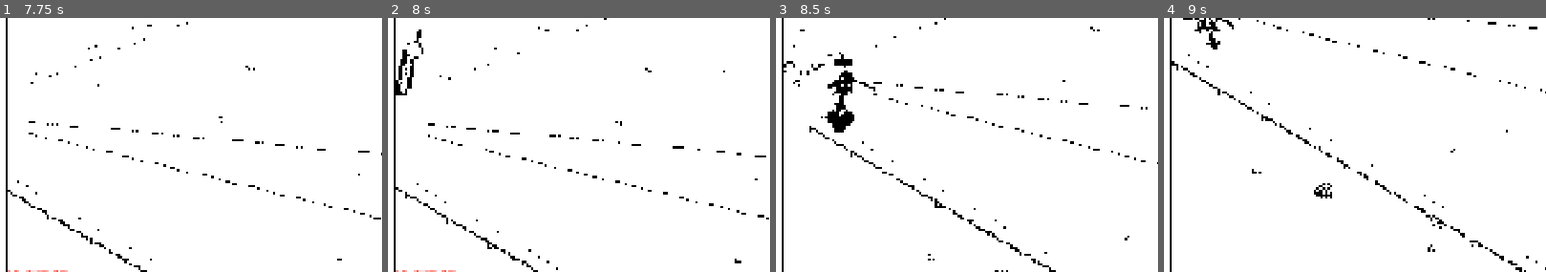
Above: before the commit, frames 1-4 (left to right).
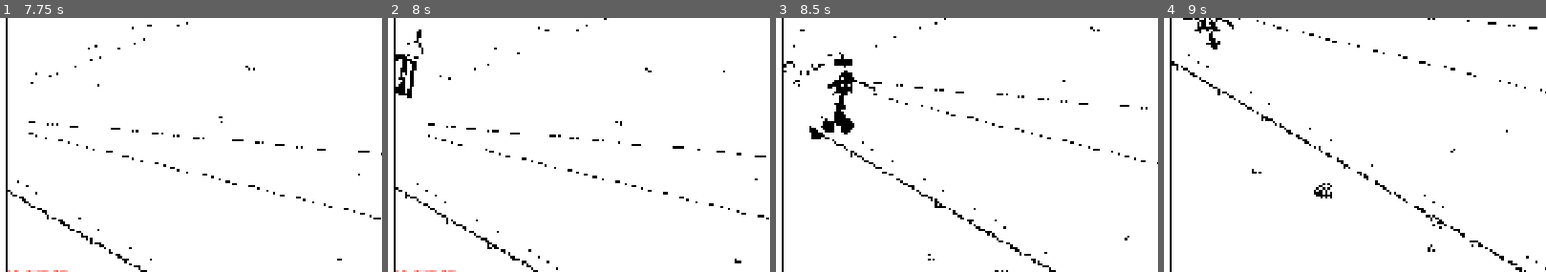
Above: after the commit, the same moments.

Repository: chronicallydev/CAS
Game: Godot game, scene res://features/test_range/test_range.tscn
Same seed, same stepped clock (60 frames per second), same inputs: the game is played once before the commit and once after it.
Inputs (mouse positions are % of the whole screen's width and height, from its top left):
- Up to frame 1 (7.75 s): tap Enter at 0.5 s; move the mouse to (45, 70) at 0.52 s; hold W 0.53-1.25 s; tap F at 0.6 s; click (45, 70) at 0.67 s; tap Space at 0.77, 3.77, 6.77 s; drag from (80, 65) to (45, 70) at 1.27 s; move the mouse to (20, 35) at 2.02 s; hold A 2.03-2.75 s; tap G at 2.1 s; drag from (55, 50) to (20, 35) at 2.77 s; move the mouse to (35, 25) at 3.52 s; hold S 3.53-4.25 s; tap Tab at 3.6 s; drag from (72, 45) to (35, 25) at 4.27 s; move the mouse to (30, 55) at 5.02 s; hold W 5.03-5.75 s; tap Shift at 5.1 s; click (30, 55) at 5.17 s; drag from (60, 28) to (30, 55) at 5.77 s; move the mouse to (45, 70) at 6.52 s; hold D 6.53-7.25 s; tap H at 6.6 s; drag from (80, 65) to (45, 70) at 7.27 s
- Up to frame 2 (8 s): no input
- Up to frame 3 (8.5 s): move the mouse to (20, 35) at 8.02 s; hold S from 8.03 s (still down); tap F at 8.1 s
- Up to frame 4 (9 s): release S at 8.75 s; drag from (55, 50) to (20, 35) at 8.77 s
The pictures show only the part of the screen within x 47-97%, y 40-90%; the shares and areas given below are measured in that part.

Frame 1 is identical in both runs. In frame 2, 0.4% of the frame differs, in the area x 2-8%, y 12-32%; in frame 3, 0.5%, in the area x 9-21%, y 36-48%; in frame 4, nothing differs.

Commit message:
Juice up the minigun and hits on enemy helicopters
Ground rounds sometimes ricochet off as bright streaks with a new ping.
Enemy helicopters get the vehicle damage effects on their fuselage
(sparks, chips, holes, smoke below half health, fire below a quarter),
armour turns rounds aside as ricochets, and every hit jolts the airframe.

Diff:
--- a/features/mission/enemies/enemy_helicopter.gd
+++ b/features/mission/enemies/enemy_helicopter.gd
@@ -74,6 +74,13 @@
 # dashes, if it has a charge, so the player has to find it again.
 @export var jink_damage: float = 5.0
 
+@export_group("Hits")
+# Each hit knocks the airframe this far (metres) away from the shot and
+# twitches its roll; it springs back at hit_recover per second.
+@export var hit_jolt: float = 0.35
+@export var hit_twitch_degrees: float = 5.0
+@export var hit_recover: float = 12.0
+
 @export_group("Crash")
 @export var crash_explosion_scale: float = 2.4
 @export var crash_spin: float = 9.0
@@ -92,6 +99,8 @@
 var judged_threats: Dictionary = {}
 # Recent damage, for jinking under fire (see jink_damage).
 var under_fire: float = 0.0
+# The body's knock-back from hits (see hit_jolt).
+var jolt: Vector3 = Vector3.ZERO
 var crashing: bool = false
 var crash_velocity: Vector3 = Vector3.ZERO
 var smoke: CPUParticles3D
@@ -107,6 +116,14 @@
 	build_model()
 	super()
 	add_to_group("air_enemies")
+	# Sparks, chips and holes for every hit, smoke below half health and
+	# fire below a quarter (see vehicle_damage.gd), placed on the fuselage
+	# only: the model's full box is mostly rotor disc.
+	damage_fx = VehicleDamage.new()
+	add_child(damage_fx)
+	var hull := fuselage * model_scale
+	damage_fx.bounds = AABB(-hull, hull * 2.0)
+	damage_fx.bounds_ready = true
 	position.y = altitude
 	orbit_direction = 1.0 if randf() < 0.5 else -1.0
 	orbit_timer = randf_range(orbit_swap_min, orbit_swap_max)
@@ -212,6 +229,8 @@
 	var follow := 1.0 - exp(-8.0 * delta)
 	body.rotation.x = lerpf(body.rotation.x, local.z * tilt, follow)
 	body.rotation.z = lerpf(body.rotation.z, -local.x * tilt, follow)
+	jolt = jolt.lerp(Vector3.ZERO, 1.0 - exp(-hit_recover * delta))
+	body.position = global_transform.basis.inverse() * jolt
 
 
 # --- Dash ----------------------------------------------------------------------
@@ -342,6 +361,16 @@
 	return killed
 
 
+# Every hit that doesn't kill: the damage effects, plus a knock away from
+# the shot and a twitch of the roll, so rounds visibly land.
+func register_hit(from: Vector3, light_weapon: bool) -> void:
+	super(from, light_weapon)
+	var away := global_position - from
+	away.y = 0.0
+	jolt = (jolt + away.normalized() * hit_jolt).limit_length(hit_jolt * 3.5)
+	body.rotation.z += deg_to_rad(randf_range(-hit_twitch_degrees, hit_twitch_degrees))
+
+
 # Breaks off under fire: circles the other way and, with a charge, dashes
 # across the player's line of fire.
 func jink() -> void:
--- a/features/mission/weapons/gun_controller.gd
+++ b/features/mission/weapons/gun_controller.gd
@@ -54,6 +54,9 @@
 @export_range(0.1, 100.0, 0.1) var minigun_damage: float = 1.0
 @export_range(0.05, 2.0, 0.05) var minigun_explosion_scale: float = 0.35
 @export var minigun_shake_strength: float = 1.5
+# Share of ground rounds that glance off as a ricochet streak. On an enemy
+# helicopter the chance is its armour (light_armor).
+@export_range(0.0, 1.0, 0.05) var ricochet_chance: float = 0.3
 # Barrels spin up for this long before the first round.
 @export_range(0.0, 3.0, 0.05) var minigun_spin_up: float = 0.4
 # Seconds of continuous fire until it overheats.
@@ -446,7 +449,12 @@
 	var jinking: bool = is_instance_valid(target) and target.get("dash_time_left") > 0.0
 	if is_instance_valid(target) and target.is_in_group("air_enemies") and not jinking and target.global_position.distance_to(aim) <= air_hit_radius:
 		# On the hull: a burst there and the damage on this target alone.
+		# Armour turns some rounds aside with a ping.
 		spawn_impact(target.global_position, minigun_explosion_scale)
+		var armor: float = target.get("light_armor") if target.get("light_armor") != null else 0.0
+		if randf() < armor:
+			var outward := (from - target.global_position).normalized()
+			spawn_ricochet(target.global_position, target.global_position - from, (outward + Vector3.UP * 0.5).normalized())
 		if damage_enemy(target, minigun_damage, true):
 			report_kills(1, target.get("max_health") >= HEAVY_KILL_HEALTH)
 	else:
@@ -577,6 +585,26 @@
 		return
 
 	explode_at(position, radius, hit_damage, vfx_scale, light_weapon)
+	if light_weapon and randf() < ricochet_chance:
+		spawn_ricochet(position, position - from, Vector3.UP)
+
+
+# A round glancing off at `at`: a short bright streak bouncing away
+# (`incoming` mirrored off the surface `normal`, kept shallow and
+# scattered) and a ping.
+func spawn_ricochet(at: Vector3, incoming: Vector3, normal: Vector3) -> void:
+	var bounce := incoming.normalized().bounce(normal)
+	bounce += normal * randf_range(0.1, 0.5) + random_spread(0.6)
+	var to := at + bounce.normalized() * randf_range(6.0, 12.0)
+	var streak := Tracer.new()
+	streak.radius = 0.16
+	streak.length = 2.2
+	streak.outline = 0.28
+	streak.color = Color.WHITE
+	streak.outline_color = Color.BLACK
+	MissionContext.spawn_parent(self).add_child(streak)
+	streak.setup(at, to, randf_range(0.1, 0.18), 0.0, Callable())
+	Sfx.play_3d("ricochet", at, 0.0, randf_range(0.85, 1.25), 0.0)
 
 
 # Visible round flying from the muzzle to where it will land.
--- a/shared/audio/sfx.gd
+++ b/shared/audio/sfx.gd
@@ -69,6 +69,8 @@
 	# Chain dodge: time stopping on a perfect dodge, and starting again.
 	"time_stop": -2.0,
 	"time_resume": -9.0,
+	# Minigun rounds glancing off the ground or armour.
+	"ricochet": -16.0,
 }
 
 # Per sound: [max voices at once, min milliseconds between starts].
@@ -85,6 +87,7 @@
 	"body_thud": [4, 40],
 	"gear_clank": [3, 50],
 	"scream": [1, 1200],
+	"ricochet": [3, 55],
 }
 
 var streams: Dictionary = {}
@@ -132,6 +135,7 @@
 	streams["missile_flyby"] = streams["dash_whoosh"]
 	streams["time_stop"] = make_stream(synth_time_stop())
 	streams["time_resume"] = make_stream(synth_time_resume())
+	streams["ricochet"] = make_stream(synth_ricochet())
 
 
 func get_stream(sound: String) -> AudioStream:
@@ -537,6 +541,23 @@
 			# Slight detune beats against the next partial: a shimmer.
 			ring += sin(TAU * partials[k] * t + sin(TAU * 5.0 * t) * 0.4) / (1.0 + k)
 		s += ring * minf(t / 0.01, 1.0) * exp(-t * 2.6) * 0.35
+		out[i] = s
+	return out
+
+
+# A round glancing off: a click, then a thin whine dropping in pitch as it
+# flies off.
+func synth_ricochet() -> PackedFloat32Array:
+	var duration := 0.22
+	var n := int(duration * RATE)
+	var out := PackedFloat32Array()
+	out.resize(n)
+	var phase := 0.0
+	for i in n:
+		var t := float(i) / RATE
+		phase += lerpf(3400.0, 1500.0, t / duration) / RATE
+		var s := sin(TAU * phase) * minf(t / 0.004, 1.0) * exp(-t * 16.0)
+		s += noise() * exp(-t * 220.0) * 0.9
 		out[i] = s
 	return out
 
